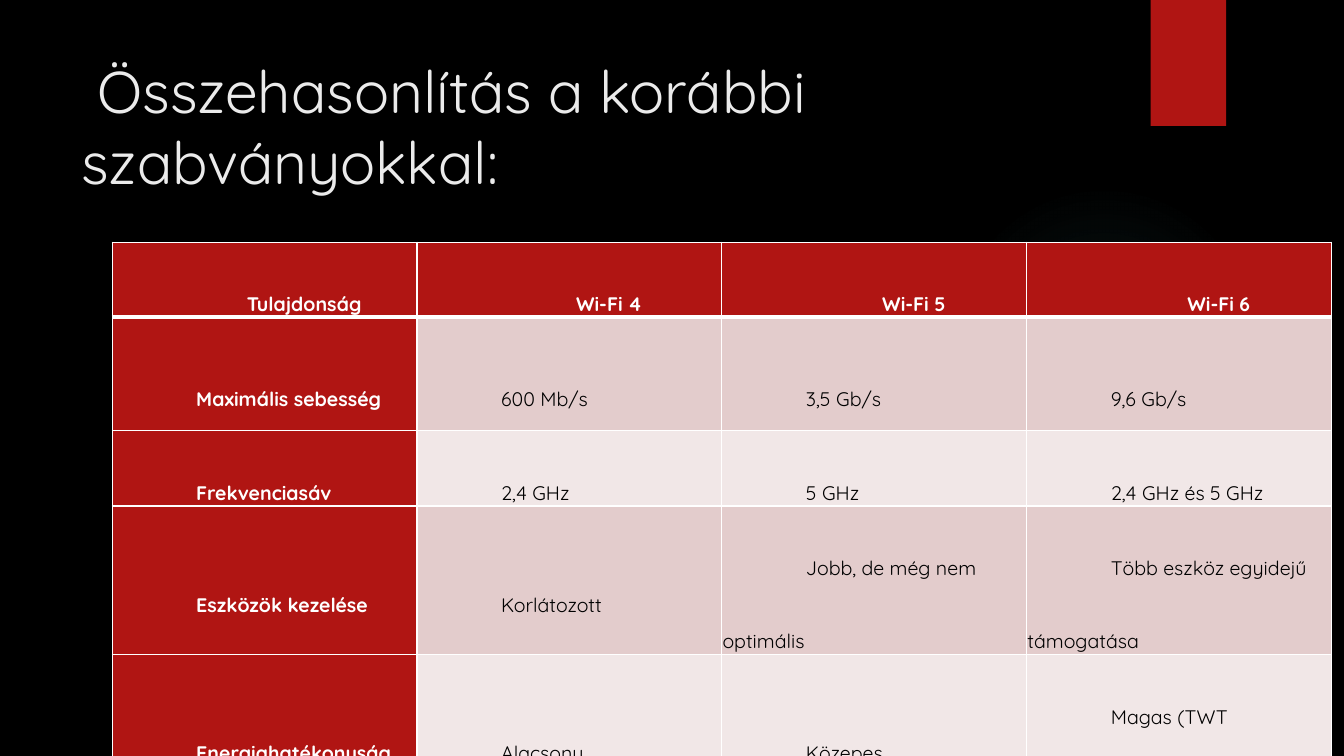
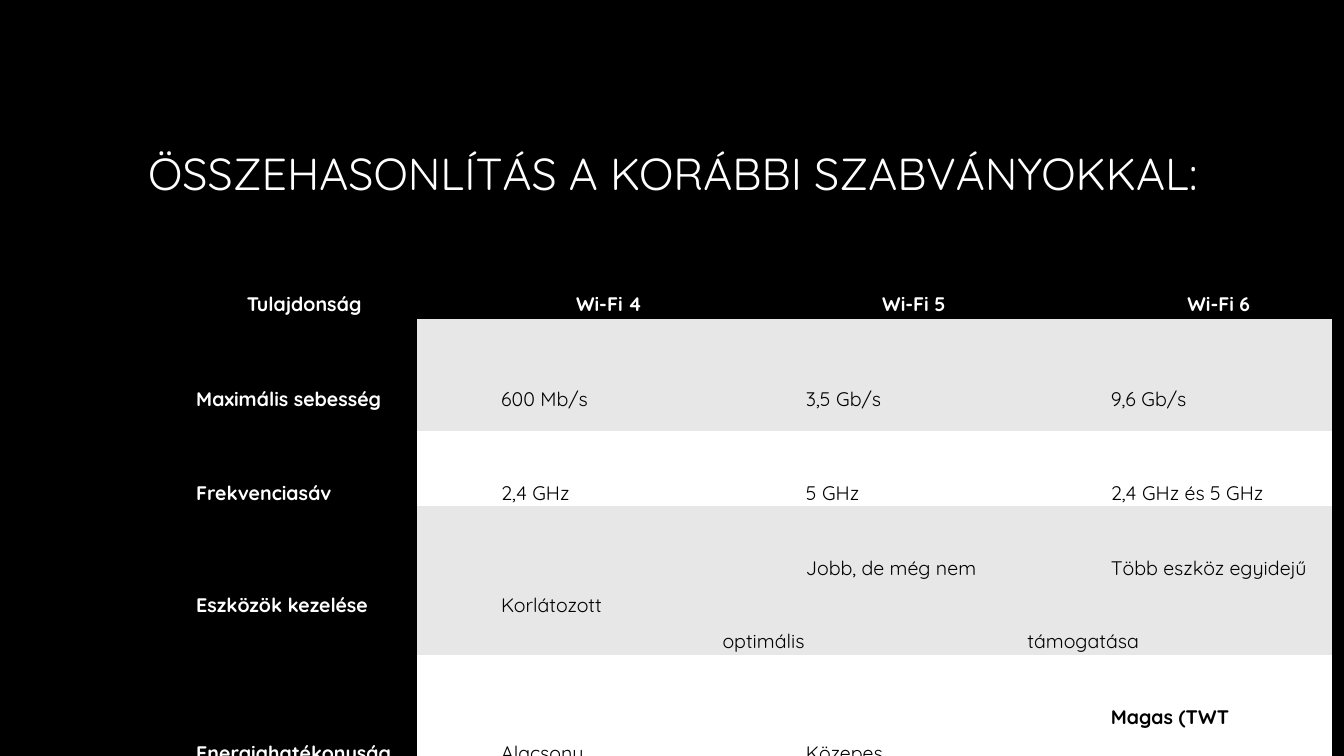
Before and after one commit to kabaibalazs061-tech/Szekely-Bari-Kabai, a slide deck: slide 3 of wifi 6.pptx. Drawn at 1344x756 pixels with LibreOffice and Linux fonts; fonts in the diff are those of the drawing; background and template pictures are left out. Boxes give left, top, right and bottom in pixels: in the first picture for what was removed or moved away, otherwise in the second. Text is boxed around its words. In the diff, an @@ line names an element or a change of style, - is before the commit and + after.

```diff
--- a/wifi 6.pptx
+++ b/wifi 6.pptx
@@ rectangle removed at (x1=1150, y1=0, x2=1226, y2=126) @@
@@ title "ÖSSZEHASONLÍTÁS A KORÁBBI SZABVÁNYOKKAL:" at (x1=148, y1=151, x2=1197, y2=191): vertical alignment top to middle @@
@@ title at (x1=148, y1=151, x2=1197, y2=191): text changed; size 42 to 32 pt; text colour #EBEBEB to gradient #FFFFFF to #A6A6A6 @@
-Összehasonlítás a korábbi szabványokkal:
+ÖSSZEHASONLÍTÁS A KORÁBBI SZABVÁNYOKKAL:
@@ ellipse removed at (x1=949, y1=185, x2=1259, y2=495) @@
@@ table at (x1=112, y1=242, x2=1330, y2=734) @@
@@ fill #B01513 to #000000 in 8 cells @@
@@ fill #E4CCCC to #E7E7E7 in 6 cells @@
@@ fill #F2E8E7 to #FFFFFF in 6 cells @@
@@ borders changed @@
```
Also in this commit, not shown: 4 other slides changed, 2 slides added, 2 slides removed.
